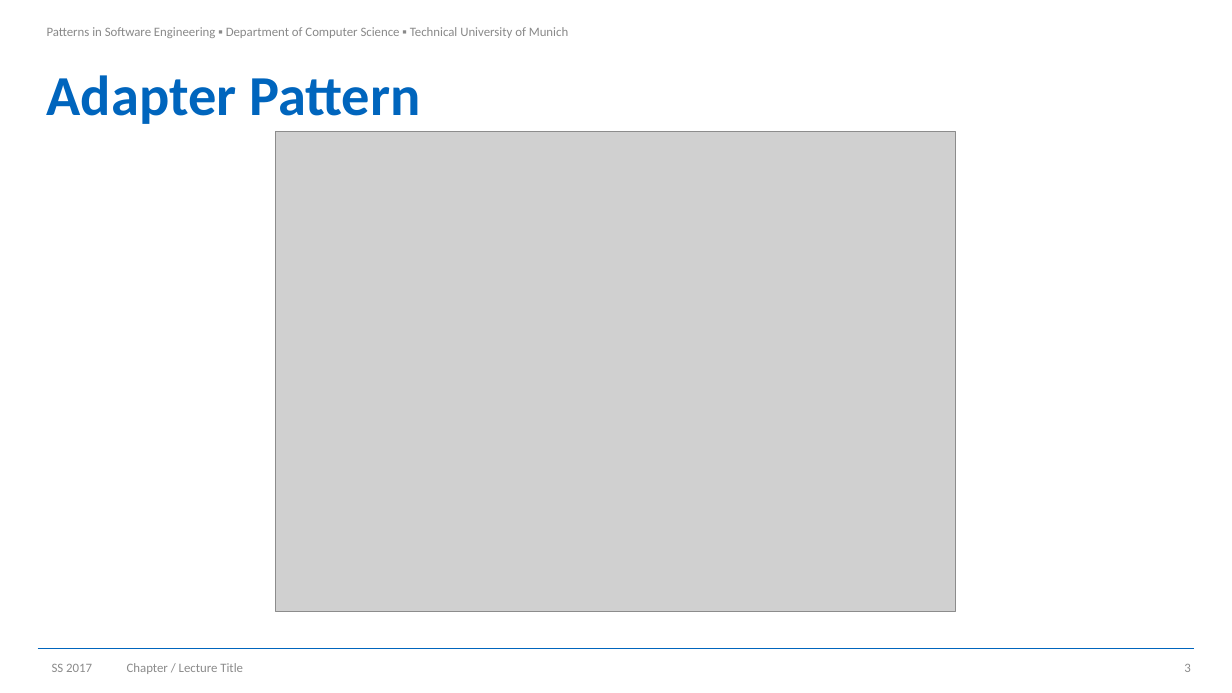
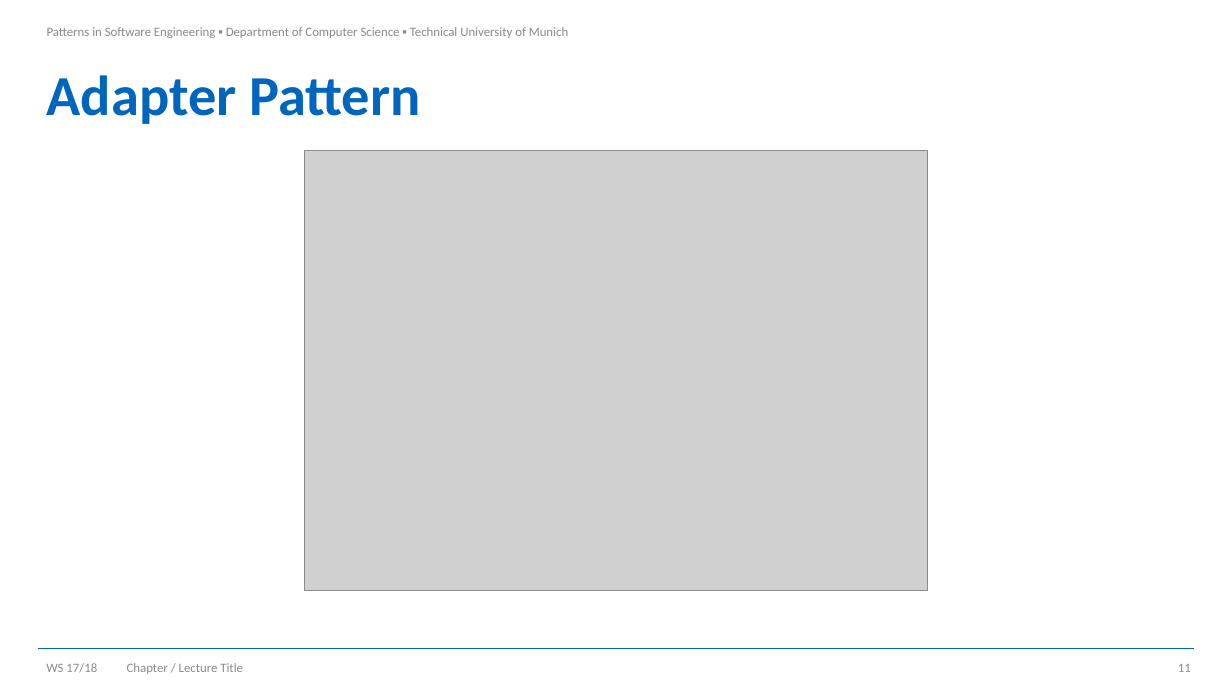
Before and after one commit to Brucknem-TUMProjects/pattern-in-software-engineering-summary, a slide deck: slide 11 of Record_cards/cards.pptx (slide 3 before the commit). Drawn at 1232x693 pixels with LibreOffice and Linux fonts; fonts in the diff are those of the drawing; grey boxes stand for pictures; background and template pictures are left out. Boxes give left, top, right and bottom in pixels: in the first picture for what was removed or moved away, otherwise in the second. Text is boxed around its words. In the diff, an @@ line names an element or a change of style, - is before the commit and + after.

```diff
--- a/Record_cards/cards.pptx
+++ b/Record_cards/cards.pptx
@@ picture: place and size @@
-picture at bbox=[275, 131, 956, 611]
+picture at bbox=[304, 151, 928, 591]
@@ text at bbox=[46, 663, 97, 673]: text changed @@
-SS 2017
+WS 17/18
@@ page number at bbox=[1178, 664, 1191, 672]: text changed @@
-3
+11
```
Also in this commit, not shown: 11 other slides changed, 89 slides added, 16 other files.
